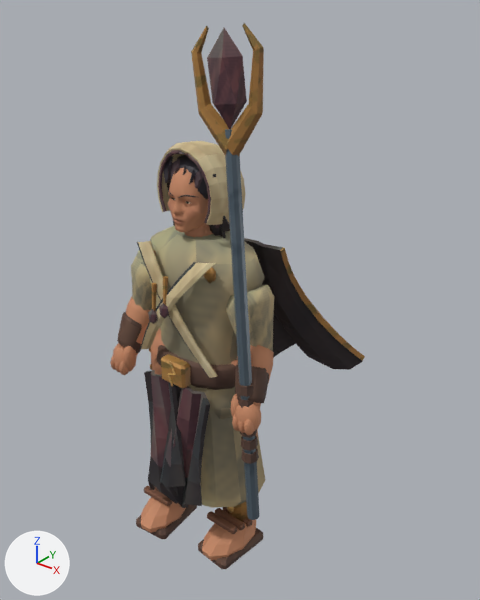
Before and after pictures for a commit that changed the glTF model public/assets/models/vesta.glb.
Rendered twice from a 50 mm camera at (1.414, -1.546, 2.037) aimed at (0.059, 0.148, 0.987). Every picture has the same lights, and +X, +Y and +Z are marked at lower left. The older version comes first. Vertices at exactly the same position are counted once.

The first picture shows 'vesta'.
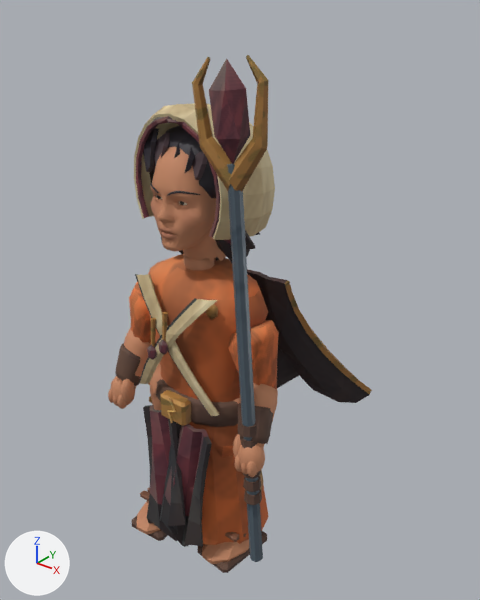
Location of each change, (x1, y1, x2, y2) in pixels of the pictures (480 x 600 px; the box of a moved part takes in the faces that stretch with it):
'vesta', reshaped, recoloured
    before: (110, 23, 365, 569)
    after: (108, 55, 372, 573)
part 1 of me_vesta_color_and_skin, moved or reshaped
    before: (203, 267, 216, 284)
    after: (205, 304, 218, 320)
part 2 of me_vesta_color_and_skin, moved or reshaped
    before: (188, 385, 265, 508)
    after: (189, 422, 269, 545)
part 3 of me_vesta_color_and_skin, moved or reshaped
    before: (168, 361, 176, 386)
    after: (167, 397, 176, 423)
part 4 of me_vesta_color_and_skin, moved or reshaped
    before: (144, 370, 186, 504)
    after: (143, 405, 186, 541)
part 5 of me_vesta_color_and_skin, moved or reshaped
    before: (160, 386, 210, 508)
    after: (159, 423, 212, 547)
part 6 of me_vesta_color_and_skin, moved or reshaped
    before: (170, 155, 208, 199)
    after: (154, 125, 216, 198)
part 7 of me_vesta_color_and_skin, moved or reshaped (mostly hidden)
    before: (167, 176, 175, 225)
    after: (149, 160, 184, 254)
part 8 of me_vesta_color_and_skin, moved or reshaped
    before: (209, 174, 230, 238)
    after: (215, 230, 255, 263)
part 9 of me_vesta_color_and_skin, moved or reshaped
    before: (168, 168, 213, 235)
    after: (150, 147, 226, 262)
part 10 of me_vesta_color_and_skin, moved or reshaped
    before: (178, 195, 196, 198)
    after: (167, 191, 200, 196)
part 11 of me_vesta_color_and_skin, moved or reshaped
    before: (158, 150, 211, 223)
    after: (136, 116, 220, 238)
part 12 of me_vesta_color_and_skin, moved or reshaped
    before: (163, 156, 173, 183)
    after: (143, 128, 159, 172)
part 13 of me_vesta_color_and_skin, moved or reshaped
    before: (171, 159, 180, 179)
    after: (155, 132, 170, 168)
part 14 of me_vesta_color_and_skin, moved or reshaped
    before: (183, 166, 186, 175)
    after: (174, 144, 180, 158)
part 15 of me_vesta_color_and_skin, moved or reshaped
    before: (189, 169, 195, 184)
    after: (185, 148, 195, 173)
part 16 of me_vesta_color_and_skin, moved or reshaped
    before: (110, 23, 365, 569)
    after: (108, 55, 372, 573)
part 17 of me_vesta_color_and_skin, recoloured
    before: (117, 23, 365, 560)
    after: (115, 55, 372, 564)
part 18 of me_vesta_color_and_skin, recoloured
    before: (117, 28, 283, 569)
    after: (115, 58, 370, 573)
part 19 of me_vesta_color_and_skin, recoloured
    before: (138, 141, 245, 378)
    after: (134, 103, 275, 416)

Diff of the bpy script that builds the scene:
```diff
--- a/public/assets/models/vesta.glb.py
+++ b/public/assets/models/vesta.glb.py
@@ me_vesta_color_and_skin @@
-me_vesta_color_and_skin.from_pydata(...)  # 5179 vertices, 9988 faces; spans x -0.34..0.44, y -0.23..0.46, z -0.01..1.93
+me_vesta_color_and_skin.from_pydata(...)  # 5179 vertices, 9988 faces; spans x -0.37..0.46, y -0.24..0.49, z -0.01..1.86
+# me_vesta_color_and_skin part 1: the loose piece of 12 vertices spanning x 0.11..0.16, y -0.11..-0.09, z 1.16..1.23 is moved by (0.01, -0.01, -0.12)
+# me_vesta_color_and_skin part 2: the loose piece of 56 vertices spanning x -0.25..0.25, y -0.15..0.2, z 0.25..0.76 is scaled about its middle by 1.07, then moved by (0.0, 0.0, -0.17)
+# me_vesta_color_and_skin part 3: the loose piece of 20 vertices spanning x -0.01..0.02, y -0.17..-0.16, z 0.75..0.86 is moved by (0.0, -0.01, -0.15)
+# me_vesta_color_and_skin part 4: the loose piece of 70 vertices spanning x -0.16..0.07, y -0.22..-0.11, z 0.2..0.77 is scaled about its middle by 1.07, then moved by (0.0, -0.01, -0.17)
+# me_vesta_color_and_skin part 5: the loose piece of 70 vertices spanning x -0.09..0.16, y -0.23..-0.11, z 0.2..0.77 is scaled about its middle by 1.07, then moved by (0.0, -0.01, -0.17)
+# me_vesta_color_and_skin part 6: the loose piece of 100 vertices spanning x -0.1..0.1, y -0.08..0.09, z 1.41..1.54 is scaled about its middle by 1.6, then moved by (0.0, 0.01, 0.05)
+# me_vesta_color_and_skin part 7: the loose piece of 70 vertices spanning x -0.13..-0.01, y -0.05..0.04, z 1.23..1.5 is scaled about its middle by 1.6, then moved by (-0.04, 0.0, -0.01)
+# me_vesta_color_and_skin part 8: the loose piece of 70 vertices spanning x 0.01..0.13, y -0.05..0.04, z 1.23..1.5 is scaled about its middle by 1.6, then moved by (0.04, 0.0, -0.01)
+# me_vesta_color_and_skin part 9: the loose piece of 1607 vertices spanning x -0.09..0.09, y -0.11..0.08, z 1.26..1.52 is scaled about its middle by 1.6
+# me_vesta_color_and_skin part 10: the loose piece of 56 vertices spanning x 0.01..0.06, y -0.1..-0.06, z 1.42..1.43 is scaled about its middle by 1.6, then moved by (0.02, -0.04, 0.03)
+# me_vesta_color_and_skin part 11: the loose piece of 90 vertices spanning x -0.11..0.11, y -0.08..-0.05, z 1.34..1.56 is scaled about its middle by 1.6, then moved by (0.0, -0.04, 0.04)
+# me_vesta_color_and_skin part 12: the loose piece of 10 vertices spanning x -0.1..-0.05, y -0.07..-0.04, z 1.44..1.53 is scaled about its middle by 1.6, then moved by (-0.04, -0.03, 0.06)
+# me_vesta_color_and_skin part 13: the loose piece of 10 vertices spanning x -0.06..-0.01, y -0.08..-0.04, z 1.44..1.52 is scaled about its middle by 1.6, then moved by (-0.02, -0.03, 0.06)
+# me_vesta_color_and_skin part 14: the loose piece of 10 vertices spanning x -0.03..0.02, y -0.08..-0.04, z 1.43..1.52 is scaled about its middle by 1.6, then moved by (0.0, -0.03, 0.05)
+# me_vesta_color_and_skin part 15: the loose piece of 10 vertices spanning x 0.0..0.05, y -0.08..-0.04, z 1.43..1.51 is scaled about its middle by 1.6, then moved by (0.02, -0.03, 0.05)
+# me_vesta_color_and_skin part 16: 2356 of 5179 vertices moved; they spanned x -0.34..0.44, y -0.21..0.46, z -0.01..1.93 and now span x -0.37..0.46, y -0.23..0.49, z -0.01..1.86; mean shift (0.0, 0.0, -0.11); largest move (0.34, -0.13, 0.31) -> (0.36, -0.14, 0.13)
+# me_vesta_color_and_skin part 17: 2527 faces centred in x -0.31..0.43, y -0.21..0.44, z 0.03..1.93 are repainted in the vertex colours; the middle colour goes from orange #bd8661 to orange #c0825c
+# me_vesta_color_and_skin part 18: 1984 faces centred in x -0.34..0.42, y -0.2..0.44, z -0.01..1.88 are repainted in the vertex colours; the middle colour goes from brown #6e4f46 to brown #714e44
+# me_vesta_color_and_skin part 19: 574 faces centred in x -0.17..0.18, y -0.17..0.12, z 0.19..1.57 are repainted in the vertex colours; the middle colour goes from beige #ddd1b7 to beige #dad0b5
+# other edits to the shape of me_vesta_color_and_skin do not show in these pictures
 me_vesta_color_and_skin.materials.append(mat_painted_metal_edges__textile_and_clay)
```
